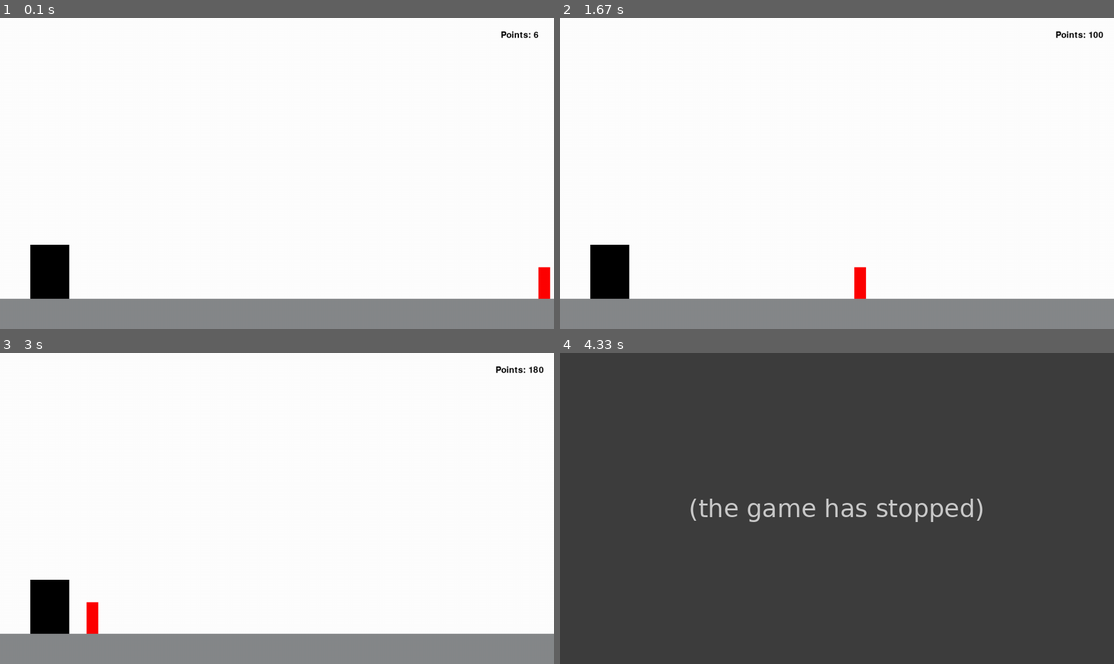
Above: before the commit, frames 1-4 (two rows, left to right).
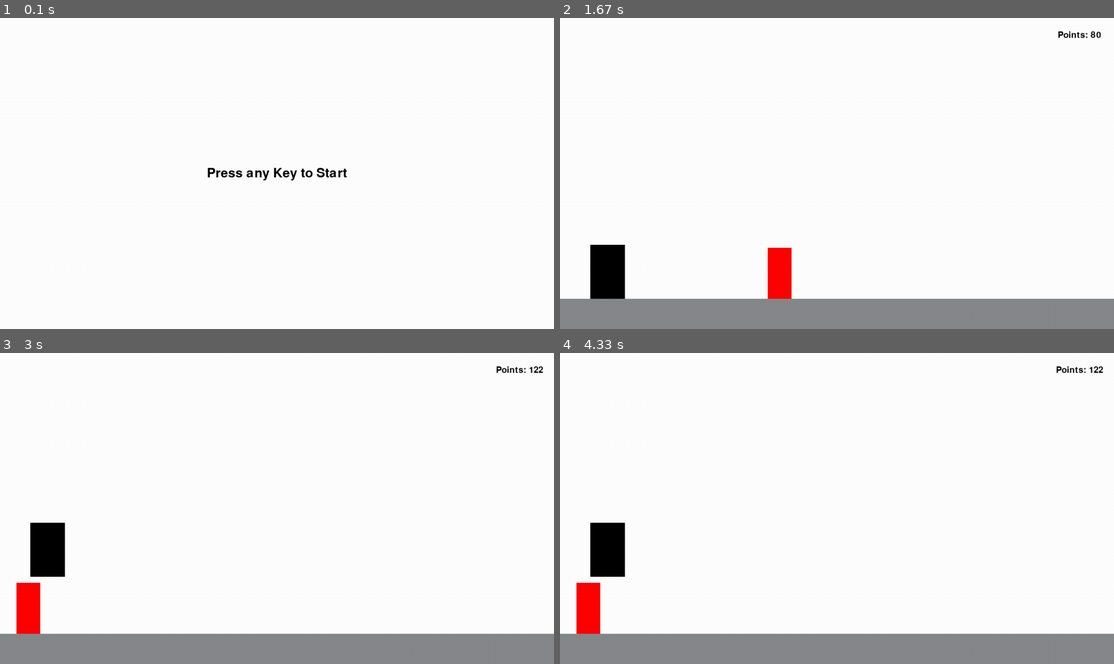
Above: after the commit, the same moments.

Repository: Mapsee/programming-2-a2
Game: pygame game, started from main.py
The game is run twice, just before and just after one commit, with the same random seed, the same clock (stepped at 60 frames per second) and the same inputs.
Inputs:
- Up to frame 1 (0.1 s): no input
- Up to frame 2 (1.67 s): tap Space at 0.33, 0.73, 1.03, 1.23, 1.57 s
- Up to frame 3 (3 s): tap Space at 1.87, 2.07, 2.37 s
- Up to frame 4 (4.33 s): no input

The runs differ from the first frame. In frame 1, 12% of the frame differs, in the area x 0-100%, y 4-100%; in frame 2, 1.3%; in frame 3, 3.1%; in frame 4, 100%, in the area x 0-100%, y 0-100%.
Before the commit the program exited at 3.08 s; later frames show no game.

Commit message:
added score, obstacle collision, and menu

Diff:
--- a/main.py
+++ b/main.py
@@ -39,9 +39,9 @@
             self.rect.y = HEIGHT - 70
 
 
-class Obstacle(pygame.sprite.Sprite):
-
-    def __init__(self, speed=-6):
+class Obstacle (pygame.sprite.Sprite):
+
+    def __init__(self):
         super().__init__()
         width = random.randrange(20, 50)
         height = random.randrange(40, 100)
@@ -52,20 +52,39 @@
         self.rect = self.image.get_rect()
         self.rect.bottom = GROUND_HEIGHT
         self.rect.left = WIDTH
-        self.speed = speed
 
     def update(self):
-        self.rect.x += self.speed
+        self.rect.x -= game_speed
         if self.rect.right < 0:
             self.rect.left = WIDTH
 
 
+class BiggerObstacle (pygame.sprite.Sprite):
+
+    def __init__(self):
+        super().__init__()
+        width = random.randrange(40, 80)
+        height = random.randrange(70, 160)
+        self.image = pygame.Surface([width, height])
+        self.image.fill(RED)
+
+        # Rect
+        self.rect = self.image.get_rect()
+        self.rect.bottom = GROUND_HEIGHT
+        self.rect.left = WIDTH
+
+    def update(self):
+        self.rect.x -= game_speed
+        if self.rect.right < 0:
+            self.rect.left = WIDTH
+
+
 class Player(pygame.sprite.Sprite):
     def __init__(self):
         super().__init__()
 
         # Image
-        width = 90
+        width = 80
         height = 125
 
         self.image = pygame.Surface([width, height])
@@ -130,6 +149,7 @@
     enemy_sprite_list = pygame.sprite.Group()
     player_sprite = pygame.sprite.Group()
 
+    biggerobstacle = BiggerObstacle()
     obstacle = Obstacle()
     player = Player()
     track = Track()
@@ -137,8 +157,8 @@
     global game_speed, points
 
     points = 0
-    game_speed = 15
-    lives = 1
+    game_speed = 10
+    death_count = 0
 
     font = pygame.font.Font('freesansbold.ttf', 20)
 
@@ -153,12 +173,14 @@
         textRect.center = (1200, 40)
         screen.blit(text, textRect)
 
+    all_sprites.add(biggerobstacle)
     all_sprites.add(player)
     all_sprites.add(track)
     all_sprites.add(obstacle)
 
     player_sprite.add(player)
 
+    enemy_sprite_list.add(biggerobstacle)
     enemy_sprite_list.add(obstacle)
 
     # ----- LOCAL VARIABLES
@@ -189,9 +211,10 @@
         # ----- LOGIC
         death_list = pygame.sprite.spritecollide(player, enemy_sprite_list, False)
         for enemies in death_list:
-            lives -= 1
-            if lives == 0:
-                exit()
+            death_count += 1
+            if death_count == 1:
+                pygame.time.delay(2000)
+                menu(death_count)
 
         # ----- DRAW
         screen.fill(WHITE)
@@ -202,8 +225,30 @@
         pygame.display.flip()
         clock.tick(60)
 
-    pygame.quit()
-
-
-if __name__ == "__main__":
-    main()
+
+def menu(death_count):
+    global points
+    run = True
+    while run:
+        screen.fill((255, 255, 255))
+        font = pygame.font.Font('freesansbold.ttf', 30)
+
+        if death_count == 0:
+            text = font.render("Press any Key to Start", True, (0, 0, 0))
+        elif death_count > 0:
+            text = font.render("Press any Key to Restart", True, (0, 0, 0))
+            score = font.render("Your Score: " + str(points), True, (0, 0, 0))
+            scoreRect = score.get_rect()
+            scoreRect.center = (WIDTH // 2, HEIGHT // 2 + 50)
+            screen.blit(score, scoreRect)
+        textRect = text.get_rect()
+        textRect.center = (WIDTH // 2, HEIGHT // 2)
+        screen.blit(text, textRect)
+        pygame.display.update()
+        for event in pygame.event.get():
+            if event.type == pygame.QUIT:
+                run = False
+            if event.type == pygame.KEYDOWN:
+                main()
+
+menu(death_count=0)
